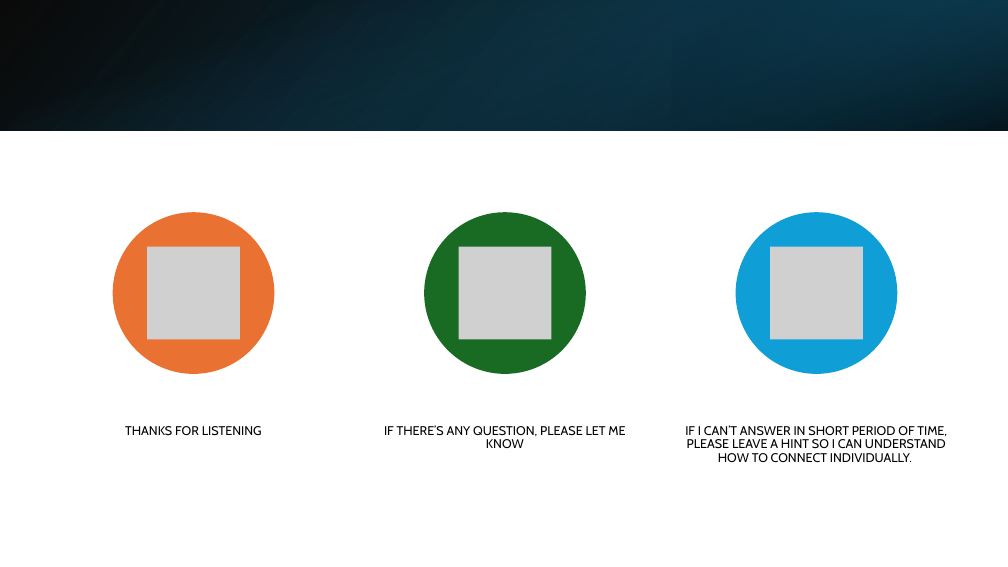
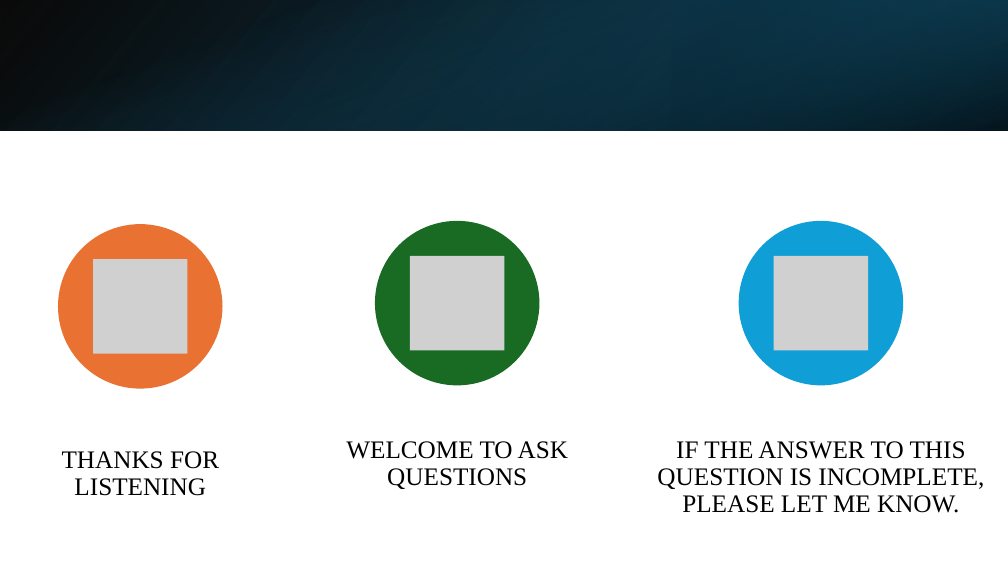
Before and after one commit to y4611676/Unanimous-Project, a slide deck: slide 14 of Bike_Share/How_Does_a_Bike_Share_Navigate_Speedy_Success.pptx. Drawn at 1008x567 pixels with LibreOffice and Linux fonts; fonts in the diff are those of the drawing; grey boxes stand for pictures. Boxes give left, top, right and bottom in pixels: in the first picture for what was removed or moved away, otherwise in the second. Text is boxed around its words. In the diff, an @@ line names an element or a change of style, - is before the commit and + after.

```diff
--- a/Bike_Share/How_Does_a_Bike_Share_Navigate_Speedy_Success.pptx
+++ b/Bike_Share/How_Does_a_Bike_Share_Navigate_Speedy_Success.pptx
@@ ellipse: place and size @@
-ellipse at bbox=[113, 212, 274, 374]
+ellipse at bbox=[58, 224, 223, 389]
@@ ellipse: place and size @@
-ellipse at bbox=[424, 212, 586, 374]
+ellipse at bbox=[375, 221, 540, 386]
@@ ellipse: place and size @@
-ellipse at bbox=[736, 212, 898, 374]
+ellipse at bbox=[739, 221, 904, 386]
@@ picture: place and size @@
-picture at bbox=[147, 247, 240, 340]
+picture at bbox=[93, 259, 188, 354]
@@ picture added at bbox=[410, 256, 504, 351] @@
@@ picture removed at bbox=[459, 247, 552, 340] @@
@@ picture: place and size @@
-picture at bbox=[771, 247, 864, 340]
+picture at bbox=[774, 256, 868, 351]
@@ text "THANKS FOR LISTENING": place and size @@
-text "THANKS FOR LISTENING" at bbox=[125, 426, 262, 435]
+text "THANKS FOR LISTENING" at bbox=[62, 451, 219, 496]
@@ text "THANKS FOR LISTENING" at bbox=[62, 451, 219, 496]: size 12 to 24 pt, font Cabin to Times New Roman; more space between paragraphs @@
@@ text added at bbox=[346, 441, 568, 489], 24 pt, text #000000 @@
+WELCOME TO ASK QUESTIONS
@@ text removed at bbox=[384, 425, 625, 448] @@
-IF THERE’S ANY QUESTION, PLEASE LET ME KNOW
@@ text added at bbox=[657, 441, 984, 513], 24 pt, text #000000 @@
+IF THE ANSWER TO THIS QUESTION IS INCOMPLETE, PLEASE LET ME KNOW.
@@ text removed at bbox=[685, 425, 947, 462] @@
-IF I CAN’T ANSWER IN SHORT PERIOD OF TIME, PLEASE LEAVE A HINT SO I CAN UNDERSTAND HOW TO CONNECT INDIVIDUALLY.
```
